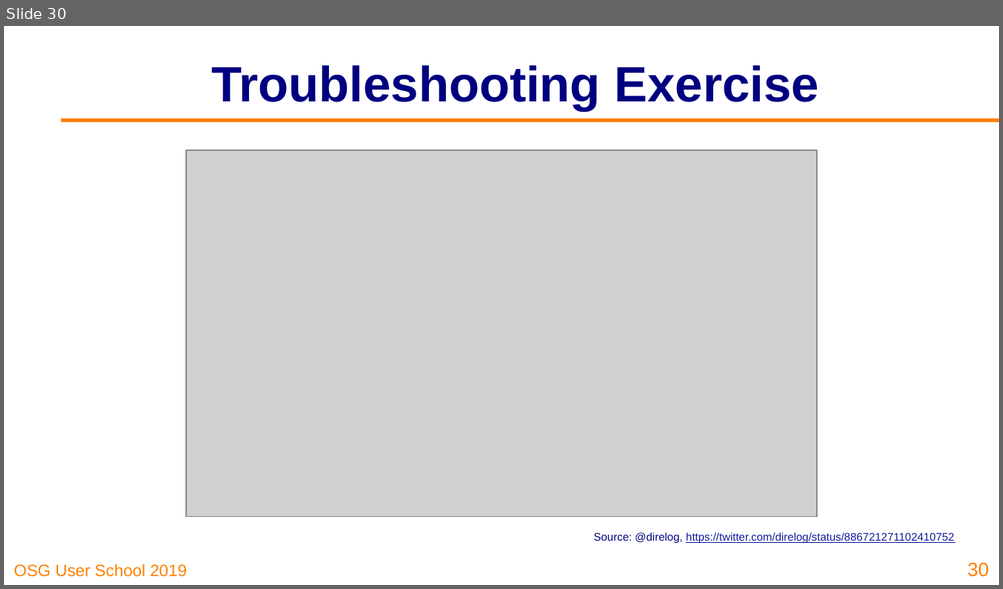
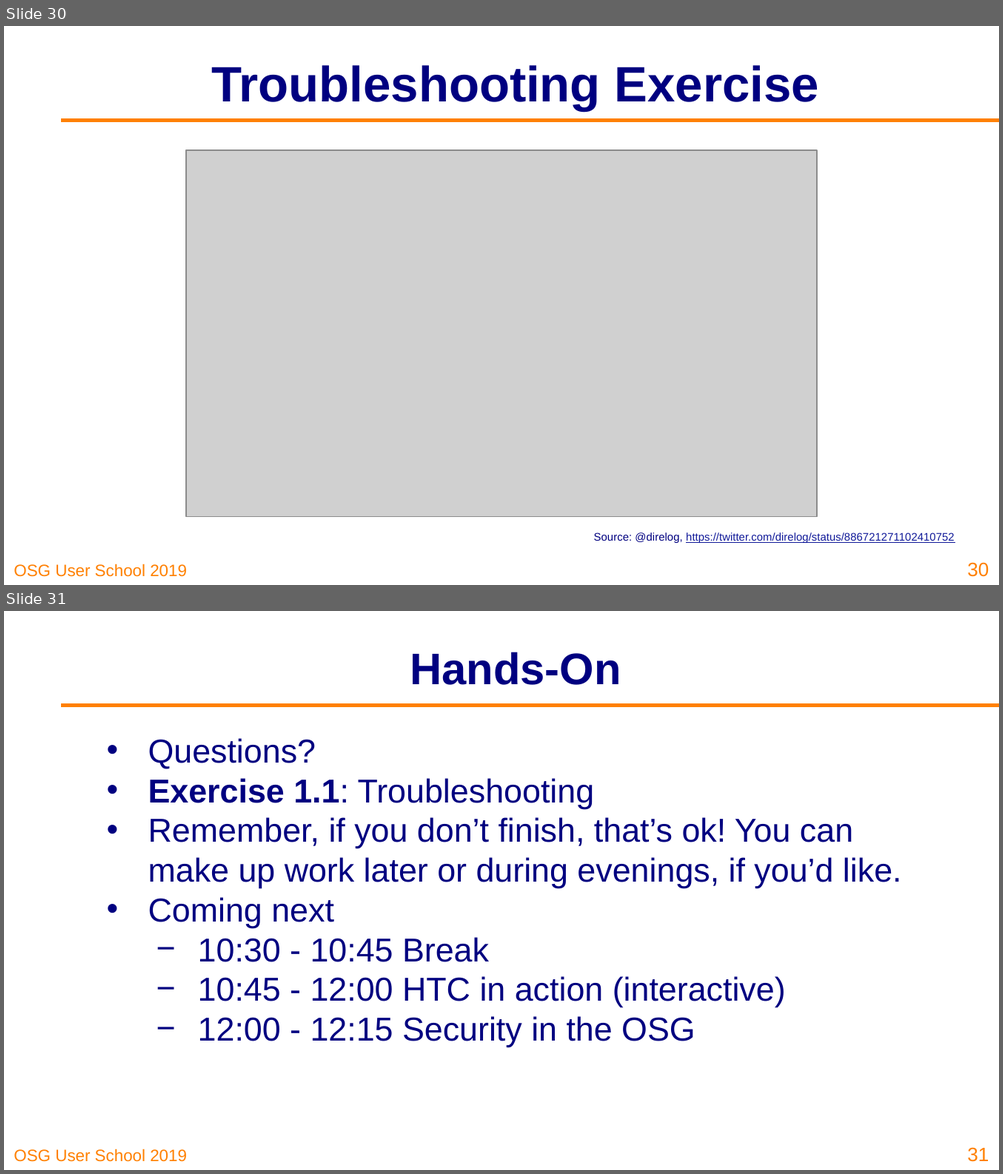
Before and after one commit to opensciencegrid/user-school-2019, a slide deck: docs/materials/day2/files/osgus19-day2-part1-troubleshooting.pptx. Shown one above the other, each under a label of ours: slide 30 before the commit, slides 30 and 31 after it. The pictures are 1003x589 and 1003x1174 pixels, drawn with LibreOffice and Linux fonts; fonts in the diff are those of the drawing; grey boxes stand for pictures; background and template pictures are left out. Boxes give left, top, right and bottom in pixels: in the first picture for what was removed or moved away, otherwise in the second. Text is boxed around its words. In the diff, an @@ line names an element or a change of style, - is before the commit and + after.

Commit message:
Update troubleshooting slides

```diff
--- a/docs/materials/day2/files/osgus19-day2-part1-troubleshooting.pptx
+++ b/docs/materials/day2/files/osgus19-day2-part1-troubleshooting.pptx
@@ slide 31 added at (4,611,999,1170), background #FFFFFF; not listed: 2 template elements that a slide beside it also shows @@
@@ title added at (410,652,620,685), 32 pt, text #000080, bold @@
+Hands-On
@@ text added at (148,738,902,1048), 24 pt, text #000080 @@
+• Questions?
+• Exercise 1.1: Troubleshooting
+• Remember, if you don’t finish, that’s ok! You can make up work later or during evenings, if you’d like.
+• Coming next
+  − 10:30 - 10:45 Break
+  − 10:45 - 12:00 HTC in action (interactive)
+  − 12:00 - 12:15 Security in the OSG
@@ page number added at (967,1147,988,1162), 14 pt, text #FF8000 @@
+31
```
Also in this commit, not shown: 4 slides changed, 1 slide removed, 1 other file.
